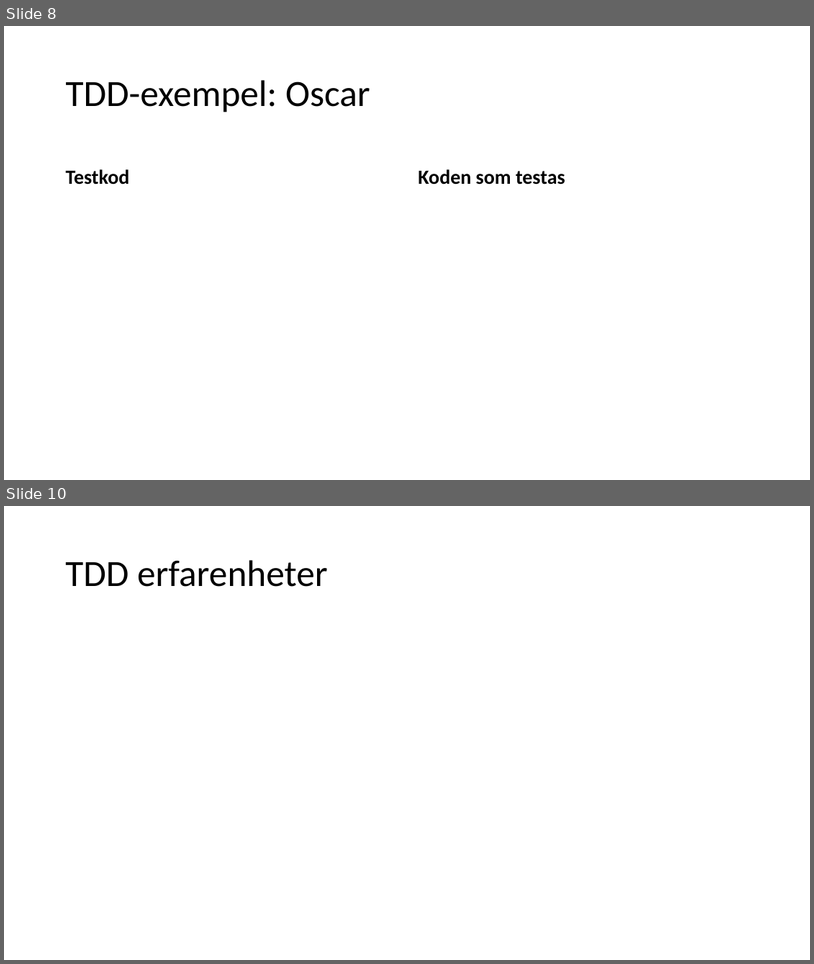
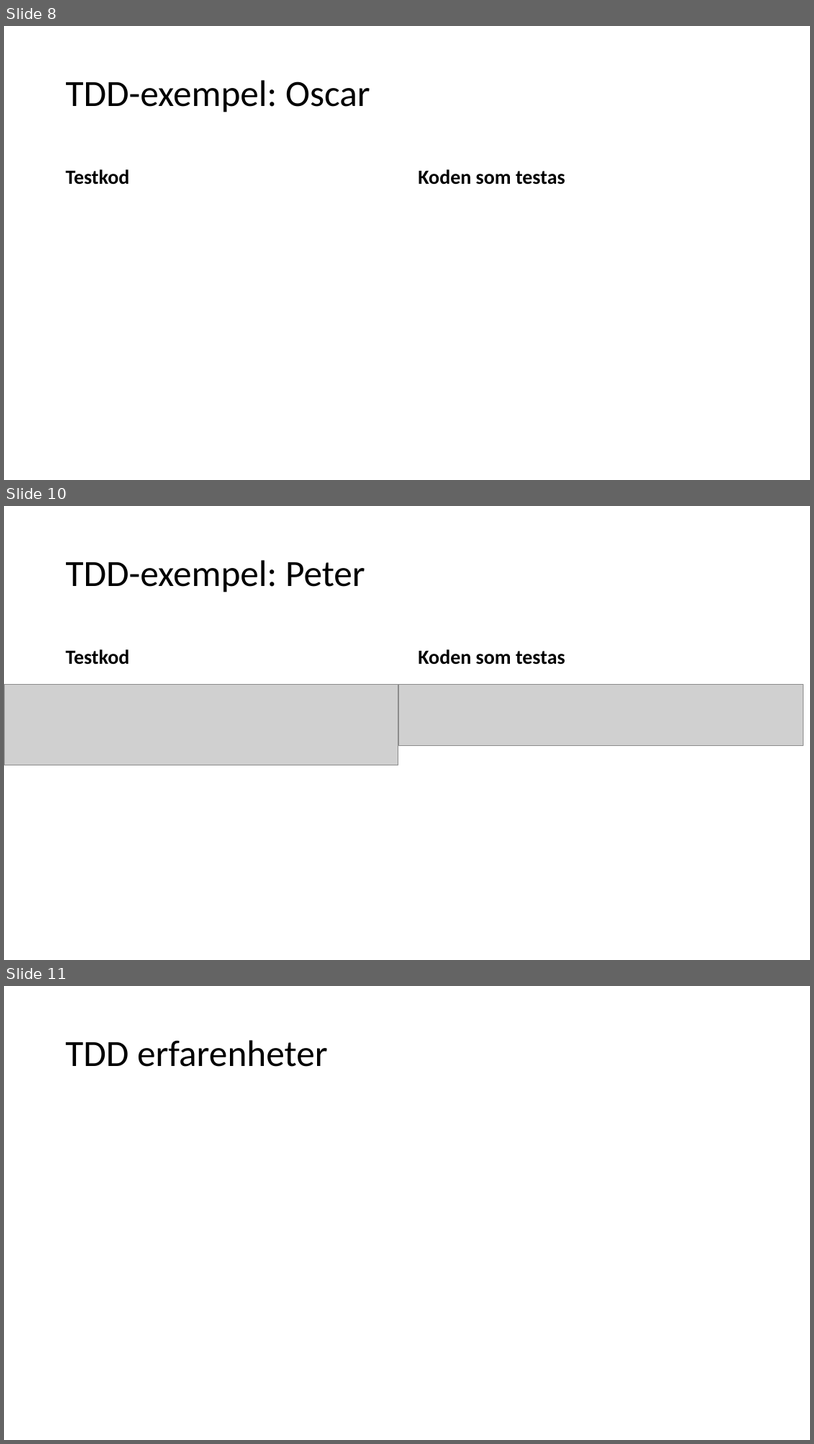
Before and after one commit to fyrtio2/projektINTE, a slide deck: 01 Dokumentation/slutredovisning.pptx. Shown one above the other, each under a label of ours: slides 8 and 10 before the commit, slides 8, 10 and 11 after it; the slides between them are not shown. The pictures are 814x964 and 814x1444 pixels, drawn with LibreOffice and Linux fonts; fonts in the diff are those of the drawing; grey boxes stand for pictures. Boxes give left, top, right and bottom in pixels: in the first picture for what was removed or moved away, otherwise in the second. Text is boxed around its words. In the diff, an @@ line names an element or a change of style, - is before the commit and + after.

Commit message:
Tillägg i Slutredovisningen
La till mina TDD-exempel och gjorde det enklare att se skillnaden mellan den första & slutgiltiga versionen av ant scriptet.

```diff
--- a/01 Dokumentation/slutredovisning.pptx
+++ b/01 Dokumentation/slutredovisning.pptx
@@ slide 10 added at box(4, 506, 810, 960), background #FFFFFF @@
@@ title added at box(66, 560, 365, 592), 44 pt, text #000000 @@
+TDD-exempel: Peter
@@ text added at box(66, 649, 130, 664), 24 pt, text #000000, bold @@
+Testkod
@@ text added at box(418, 649, 566, 664), 24 pt, text #000000, bold @@
+Koden som testas
@@ picture added at box(4, 685, 399, 765) @@
@@ picture added at box(399, 685, 804, 746) @@
@@ what was slide 10 is now slide 11 @@
```
Also in this commit, not shown: 2 slides changed.
